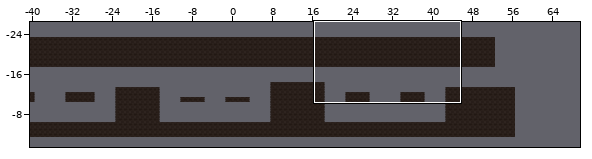
One commit to this Tiled map: Assets/Tiled/Level1TileMap/map1-3.tmx. Above: a wide view before the commit, with the close-up outlined.
Close-up. First the earlier version:
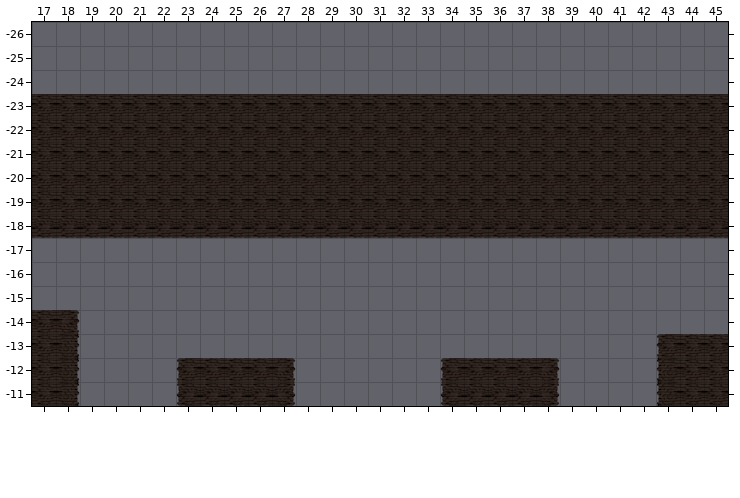
Cells are 256x256 px. Shown: x 17..45, y -26..-11. The commit also changed other parts of the map, which this record leaves out.
New version:
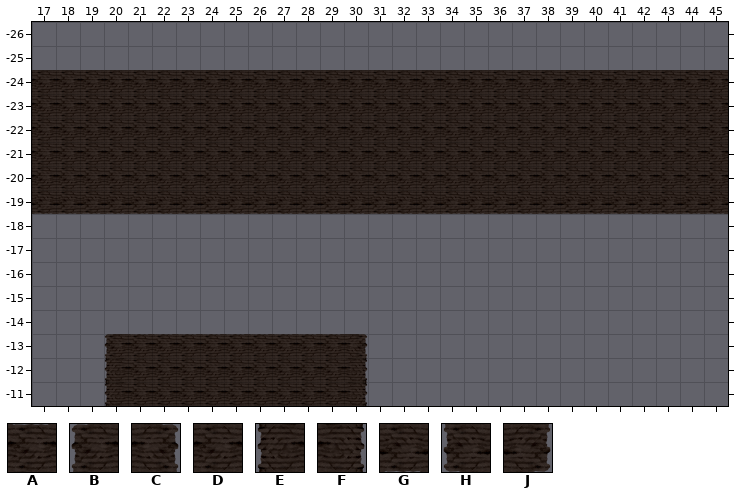
Key: from "Level1 Tileset": A 0, B 1, C 2, D 8, E 9, F 10, G 16, H 17, J 18.
_ is an empty cell.
What changed:
Layer "ground":
There is now tile A in row -13 at x 21 to 29.
There is now tile B in row -13 at x 20.
There is now tile C in row -13 at x 30.
The edit turns tile B into tile D in row -12 at x 23.
The edit turns tile C into tile D in row -12 at x 27.
The edit turns tile G into tile D in row -11 at x 24 to 26.
The edit turns tile H into tile D in row -11 at x 23.
The edit turns tile J into tile D in row -11 at x 27.
There is now tile D in row -24 at x 17 to 45; in rows -12 to -11 at x 21 to 22 and 28 to 29.
There is now tile E in rows -12 to -11 at x 20.
There is now tile F in rows -12 to -11 at x 30.
The edit turns tile D into tile G in row -19 at x 17 to 45.
Tile A is gone in row -14 at x 17; in row -13 at x 44 to 45; in row -12 at x 35 to 37.
Tile B is gone in row -13 at x 43; in row -12 at x 34.
Tile C is gone in row -14 at x 18; in row -12 at x 38.
Tile D is gone in row -13 at x 17; in rows -12 to -11 at x 17 and 44 to 45.
Tile E is gone in rows -12 to -11 at x 43.
Tile F is gone in rows -13 to -11 at x 18.
Tile G is gone in row -18 at x 17 to 45; in row -11 at x 35 to 37.
Tile H is gone in row -11 at x 34.
Tile J is gone in row -11 at x 38.
Boxes around the changes in both close-ups, in picture pixels (x1, y1, x2, y2):
added: (32, 70, 728, 94)
changed: (32, 197, 728, 238)
removed: (32, 310, 80, 406)
changed: (104, 334, 368, 406)
removed: (656, 334, 728, 406)
removed: (440, 358, 560, 406)
